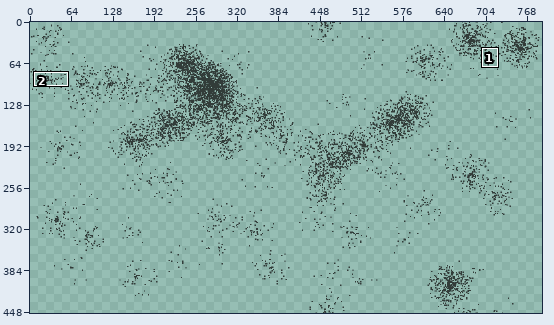
Two states of a pixel-art file, assets/bg1.aseprite. The picture above shows the old version from afar; the outline marks the close-up.
Close-up. Earlier state:
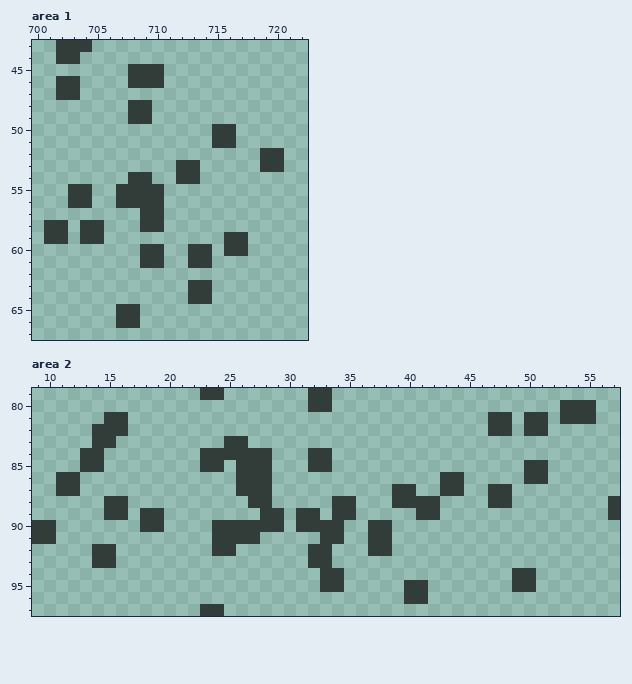
800x450 pixels, 1 frame. Shown: area 1: x 700..722, y 43..67; area 2: x 9..57, y 79..97. The wide view leaves out empty margins. The commit also changed other parts of the picture, which this record leaves out.
And afterwards:
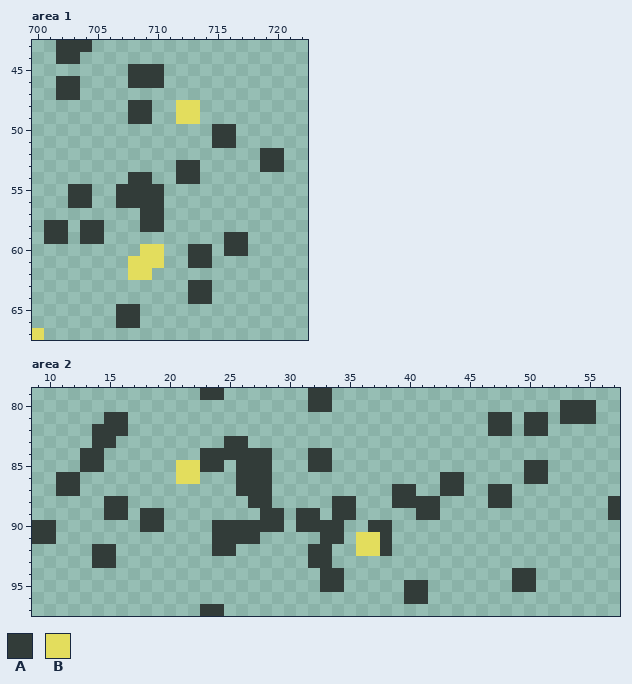
Palette (. is transparent): A #323c39  B #e3dd5d
Change:
--- area 1
@@ x 710..715 @@
 47 ......
-48 ......
-49 ......
+48 ..BB..
+49 ..BB..
 50 .....A
@@ x 706..712 @@
 59 .......
-60 ...AA..
-61 ...AA..
-62 .......
+60 ...BB..
+61 ..BBB..
+62 ..BB...
 63 .......
@@ x 700..702 @@
 66 ...
-67 ...
+67 B..
--- area 2
@@ x 19..24 @@
 84 ....AA
-85 ....AA
-86 ......
+85 ..BBAA
+86 ..BB..
 87 ......
@@ x 34..39 @@
 90 A..AA.
-91 A..AA.
-92 ...AA.
+91 A.BBA.
+92 ..BBA.
 93 ......
Where, in picture pixels (left, top, right, bottom), the same in both close-ups:
added: (176, 100, 200, 124)
changed: (128, 244, 164, 280)
added: (32, 328, 44, 340)
added: (176, 460, 200, 484)
changed: (356, 532, 380, 556)
